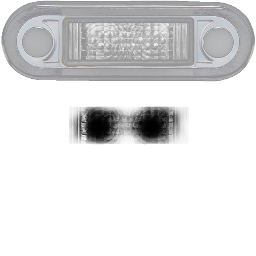
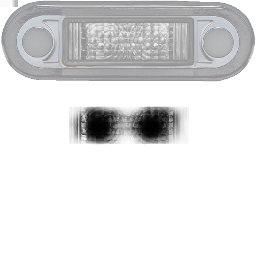
The second 256 x 256 image is a revision of the first. Changes to its layers:
added layer "Layer" above "Pasted Layer" over bbox(0, 0, 18, 7)
